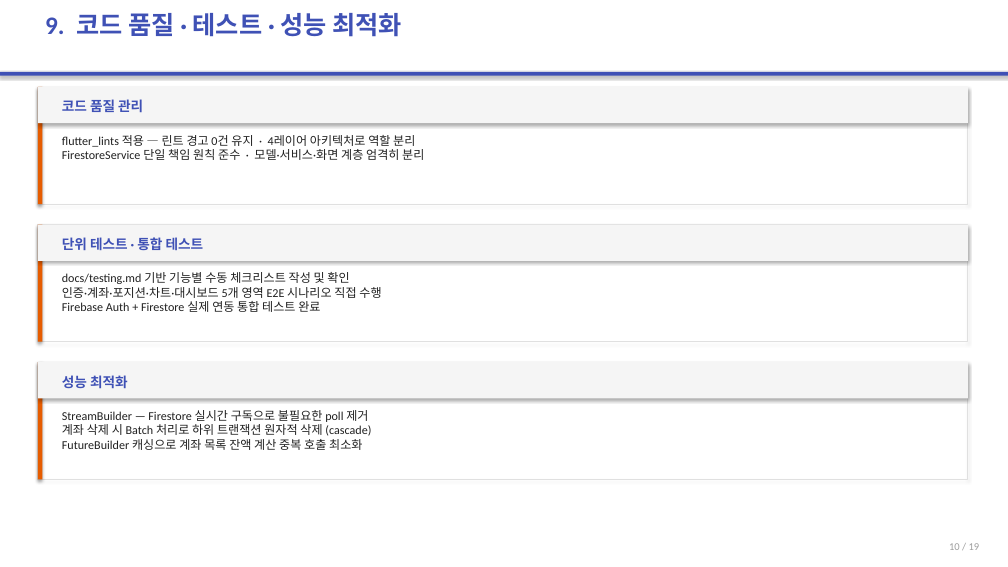
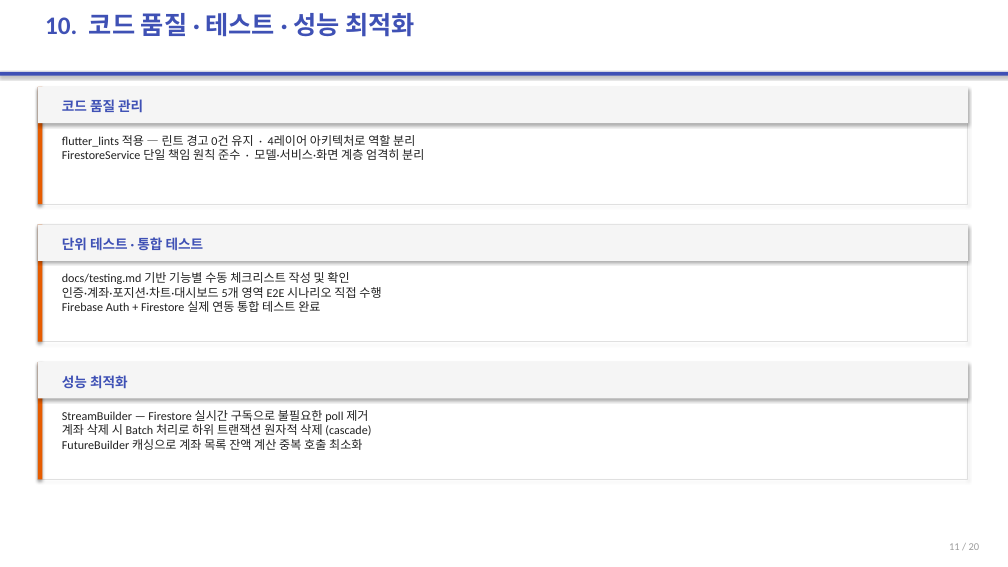
Before and after one commit to 2022136020/project_c, a slide deck: slide 11 of portfolio-tracker/presentation/portfolio-tracker-final.pptx (slide 10 before the commit). Drawn at 1008x567 pixels with LibreOffice and Linux fonts; fonts in the diff are those of the drawing. Boxes give left, top, right and bottom in pixels: in the first picture for what was removed or moved away, otherwise in the second. Text is boxed around its words. In the diff, an @@ line names an element or a change of style, - is before the commit and + after.

```diff
--- a/portfolio-tracker/presentation/portfolio-tracker-final.pptx
+++ b/portfolio-tracker/presentation/portfolio-tracker-final.pptx
@@ text at [45,13,415,37]: text changed @@
-9. 코드 품질 · 테스트 · 성능 최적화
+10. 코드 품질 · 테스트 · 성능 최적화
@@ text at [949,543,980,550]: text changed @@
-10 / 19
+11 / 20
```
Also in this commit, not shown: 17 other slides changed, 1 slide added, 22 other files.
